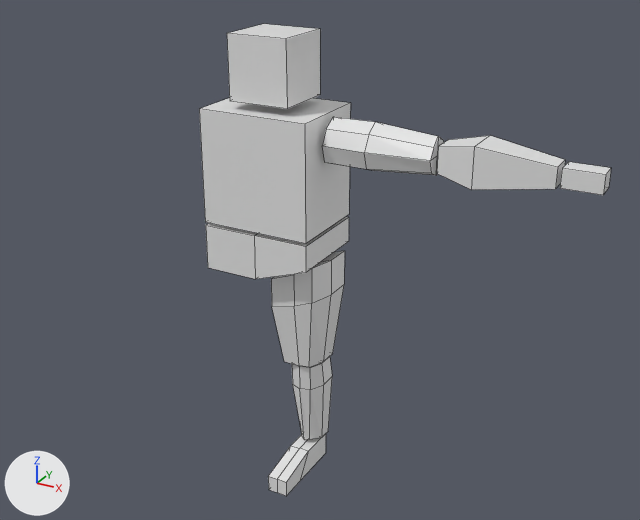
What one commit did to the Blender file orc.blend.
One viewpoint serves both versions: a 50 mm lens placed at (7.67, -12.42, 2.5), pointed at (0.7, 0.25, -3.84). Every picture has the same lights, and +X, +Y and +Z are marked at lower left. Mesh edges are drawn as thin lines.
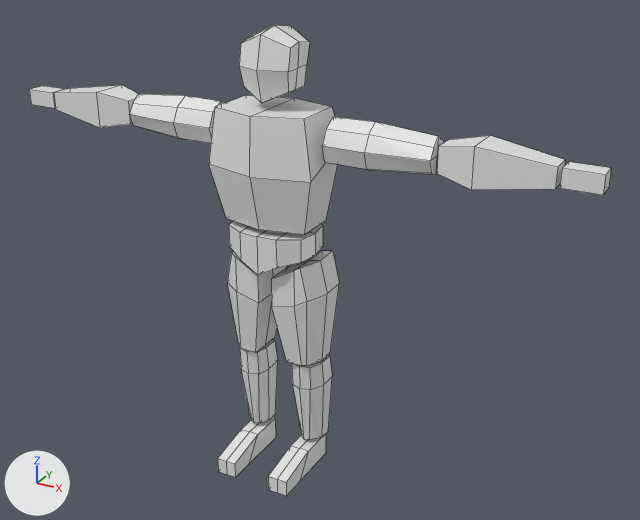
Patch to the scene script:
```diff
--- a/orc.blend.py
+++ b/orc.blend.py
@@ me_cube @@
 # used by ob_cube; location = (0.0, 0.0, -0.41); scale = (0.545, 0.545, 0.545)
-me_cube.from_pydata(...)  # 8 vertices, 6 faces; spans x -1.0..1.0, y -1.0..1.0, z -1.0..1.0
+me_cube.from_pydata(...)  # 17 vertices, 12 faces; spans x 0.0..0.85, y -1.0..1.0, z -1.0..1.17
+# me_cube part 1: the whole mesh is rebuilt
 me_cube.materials.append(mat_material)
@@ me_cube_001 @@
 # used by ob_cube_001; location = (0.0, 0.0, -2.09); scale = (1.0, 0.779, 1.0)
-me_cube_001.from_pydata(...)  # 8 vertices, 6 faces; spans x -1.0..1.0, y -1.0..1.0, z -1.0..1.0
+me_cube_001.from_pydata(...)  # 12 vertices, 8 faces; spans x 0.0..1.0, y -1.09..1.0, z -1.0..1.0
+# me_cube_001 part 2: the whole mesh is rebuilt
 me_cube_001.materials.append(mat_material)
@@ me_cube_005 @@
 # used by ob_cube_005; location = (0.57, 0.0, -4.88); scale = (0.427, 0.496, 0.851)
-me_cube_005.from_pydata(...)  # 26 vertices, 24 faces; spans x -1.0..1.17, y -1.0..1.0, z -1.0..1.42
+me_cube_005.from_pydata(...)  # 26 vertices, 24 faces; spans x -1.0..0.97, y -1.0..1.01, z -0.98..1.36
+# me_cube_005 part 3: 18 of 26 vertices moved; they spanned x -0.66..1.17, y -1.0..1.0, z -1.0..1.42 and now span x -0.54..0.97, y -1.0..1.01, z -0.98..1.36; mean shift (-0.1, 0.0, 0.01); largest move (1.17, 1.0, 1.42) -> (0.63, 0.98, 1.36)
 me_cube_005.materials.append(mat_material)
@@ me_cube_004_1 @@
+me_cube_004_1.from_pydata([(1.0, 0.63, 1.0), (1.0, 0.63, -0.16), (1.0, -0.63, 1.0), (1.0, -0.63, -0.16), (0.5, -0.95, 1.0), (0.5, 0.95, -0.45), (0.5, 0.95, 1.0), (0.5, -0.95, -0.45), (0.0, 1.0, -1.0), (0.0, -1.0, 1.0), (0.0, -1.0, -1.0), (0.0, 1.0, 1.0), (0.5, 0.0, -0.45), (0.5, 0.0, 1.0), (1.09, 0.0, 1.0), (1.09, 0.0, -0.16), (0.0, 0.0, -1.0), (0.0, 0.0, 1.0)], [], [(16, 12, 7, 10), (8, 11, 6, 5), (12, 15, 3, 7), (15, 14, 2, 3), (5, 6, 0, 1), (3, 2, 4, 7), (14, 13, 4, 2), (7, 4, 9, 10), (13, 17, 9, 4), (6, 11, 17, 13), (0, 6, 13, 14), (1, 0, 14, 15), (5, 1, 15, 12), (8, 5, 12, 16)])
+me_cube_004_1.materials.append(mat_material)  # white #e7e7e7
@@ ob_cube @@
 ob_cube.scale = (0.545, 0.545, 0.545)
+_m = ob_cube.modifiers.new('Mirror', 'MIRROR')
@@ ob_cube_001 @@
 ob_cube_001.scale = (1.0, 0.779, 1.0)
+_m = ob_cube_001.modifiers.new('Mirror', 'MIRROR')
@@ ob_cube_002 @@
 ob_cube_002.scale = (0.908, 0.389, 0.389)
+_m = ob_cube_002.modifiers.new('Mirror', 'MIRROR')
+_m.mirror_object = ob_waist
@@ ob_cube_003 @@
 ob_cube_003.scale = (0.908, 0.389, 0.389)
+_m = ob_cube_003.modifiers.new('Mirror', 'MIRROR')
+_m.mirror_object = ob_waist
@@ ob_cube_004 @@
-ob_cube_004 = bpy.data.objects.new('Cube.004', me_cube_004)
@@ ob_cube_005 @@
 ob_cube_005.scale = (0.427, 0.496, 0.851)
+_m = ob_cube_005.modifiers.new('Mirror', 'MIRROR')
+_m.mirror_object = ob_waist
@@ ob_cube_006 @@
 ob_cube_006.scale = (0.245, 0.449, 0.851)
+_m = ob_cube_006.modifiers.new('Mirror', 'MIRROR')
+_m.mirror_object = ob_waist
@@ ob_cube_007 @@
 ob_cube_007.scale = (0.192, 0.806, 0.237)
+_m = ob_cube_007.modifiers.new('Mirror', 'MIRROR')
+_m.mirror_object = ob_waist
@@ ob_cube_008 @@
 ob_cube_008.scale = (0.305, 0.183, 0.148)
+_m = ob_cube_008.modifiers.new('Mirror', 'MIRROR')
+_m.mirror_object = ob_waist
@@ ob_waist @@
+ob_waist = bpy.data.objects.new('Waist', me_cube_004_1)  # modifiers MIRROR
+ob_waist.location = (0.0, -0.08, -3.55)
+ob_waist.scale = (0.726, 0.618, 0.358)
```

Pixel boxes (x1, y1, x2, y2) of what changed, in the pictures (640 x 520 px):
'Cube.001', reshaped, modifiers changed (15% narrower)
    before: (199, 98, 351, 244)
    after: (209, 95, 338, 235)
'Cube.005', reshaped, modifiers changed
    before: (271, 251, 345, 367)
    after: (227, 251, 339, 366)
'Cube.002', modifiers changed, reshaped (157% wider, 39% taller)
    before: (322, 117, 444, 175)
    after: (129, 94, 444, 175)
'Cube.003', modifiers changed, reshaped (297% wider, 93% taller)
    before: (437, 136, 565, 190)
    after: (54, 85, 565, 190)
'Cube', reshaped, modifiers changed (23% narrower, 8% shorter)
    before: (227, 24, 320, 109)
    after: (239, 25, 310, 103)
'Cube.004', deleted
    before: (206, 217, 349, 279)
'Cube.006', reshaped, modifiers changed (127% wider, 20% taller)
    before: (292, 357, 332, 440)
    after: (240, 340, 332, 440)
'Cube.007', reshaped, modifiers changed (85% wider, 29% taller)
    before: (268, 434, 326, 496)
    after: (218, 416, 326, 496)
'Waist', added
    after: (229, 221, 323, 275)
'Cube.008', reshaped, modifiers changed (1021% wider, 224% taller)
    before: (560, 162, 611, 195)
    after: (29, 86, 611, 195)
